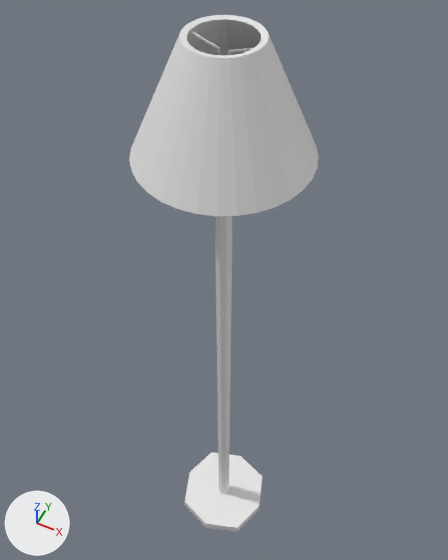
The FBX model Assets/Models/Furnitures/Pole lamp.fbx, before and after one commit.
The view is the same before and after, from a 50 mm camera at (-6.48, -5.85, 6.25) aimed at (-7.85, -3.11, 2.82). The axes (+X, +Y, +Z) are drawn at lower left. The lights are the same throughout. Where no turn or scale is listed for an object, it has been applied to the vertices.

Before the edit, the objects in view are built like this:
```python
me_cube = bpy.data.meshes.new('Cube')
me_cube.from_pydata(...)  # 289 vertices, 285 faces; spans x -0.49..0.49, y -0.49..0.49, z -0.05..4.87
# faces by material slot: [189, 96]
me_cube.materials.append(mat_material_002)  # white #e7e7e7
me_cube.materials.append(mat_material_004)  # white #e7e7e7
ob_pole_lamp = bpy.data.objects.new('Pole lamp', me_cube)
ob_pole_lamp.location = (-7.66, -3.484, 0.042)
```
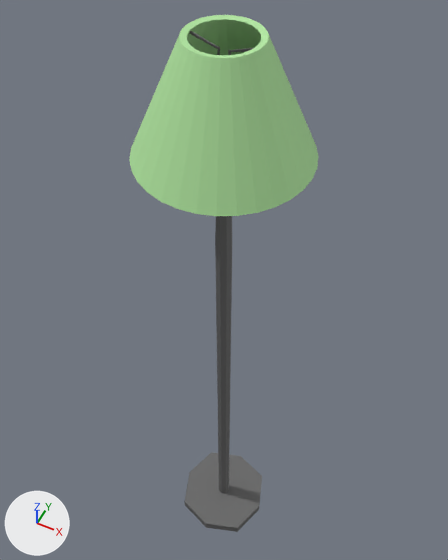
Location of each change, (x1, y1, x2, y2) in pixels of the pictures (448 x 560 px):
part 1 of me_cube, recoloured (grey to green): (129, 15, 318, 216) in both
part 2 of me_cube, recoloured (white to grey): (184, 452, 262, 532) in both
part 3 of me_cube, recoloured: (189, 31, 253, 493) in both

What the commit changed:
Material 'Accesable green' (mat_accesable_green) is new.
Its base color is (0.446, 0.8, 0.356) (green #b2e7a1).
Its roughness is 0.69.
Material 'Soft grey' (mat_soft_grey) is new.
Its base color is (0.133, 0.133, 0.133) (dark grey #666666).
Its roughness is 0.69.
me_cube has 289 vertices, 285 faces and spans x -0.49..0.49, y -0.49..0.49, z -0.05..4.87.
me_cube is used by ob_pole_lamp; location (-7.66, -3.484, 0.042).
me_cube part 1: 128 of the faces centred in x -0.47..0.47, y -0.47..0.47, z 4.24..4.87 switch from mat_material_002 (white #e7e7e7) to mat_accesable_green (green #b2e7a1).
me_cube part 2: 36 of the faces centred in x -0.35..0.35, y -0.35..0.35, z -0.05..0.05 switch from mat_material_002 (white #e7e7e7) to mat_soft_grey (dark grey #666666).
me_cube part 3: all 96 faces that had it switch from mat_material_004 (white #e7e7e7) to mat_soft_grey (dark grey #666666).
